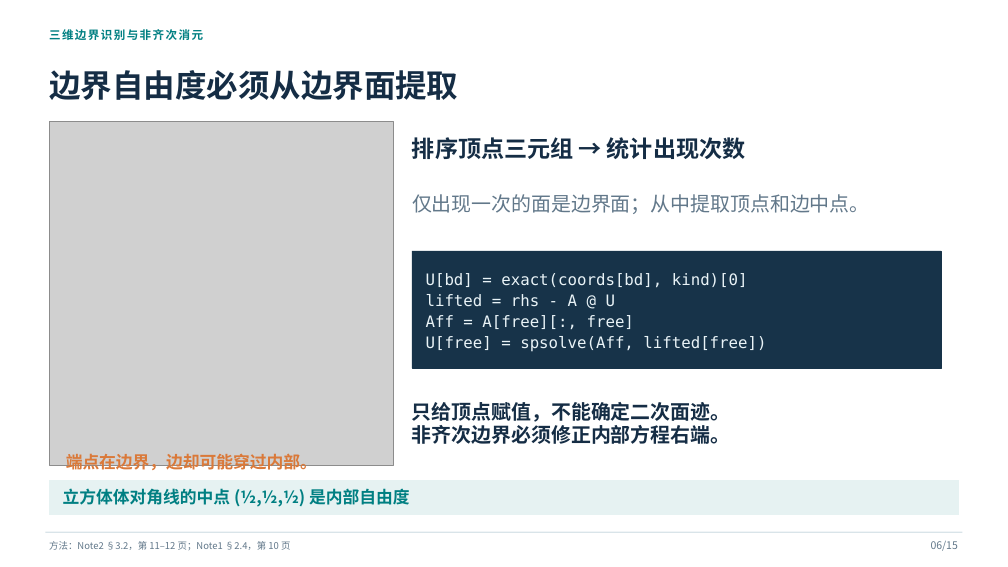
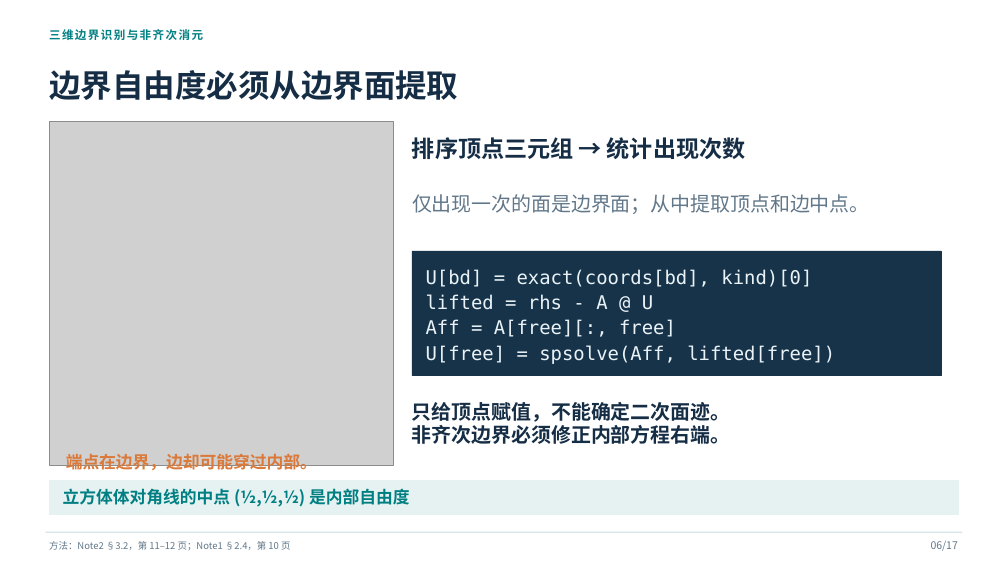
Before and after one commit to Scimoon233/temp, a slide deck: slide 6 of fem-topic10/有限元第十题展示材料/三维四面体P2元_课堂展示.pptx. Drawn at 1008x567 pixels with LibreOffice and Linux fonts; fonts in the diff are those of the drawing; grey boxes stand for pictures. Boxes give left, top, right and bottom in pixels: in the first picture for what was removed or moved away, otherwise in the second. Text is boxed around its words. In the diff, an @@ line names an element or a change of style, - is before the commit and + after.

```diff
--- a/fem-topic10/有限元第十题展示材料/三维四面体P2元_课堂展示.pptx
+++ b/fem-topic10/有限元第十题展示材料/三维四面体P2元_课堂展示.pptx
@@ rectangle: place and size @@
-rectangle at bbox=[412, 251, 941, 368]
+rectangle at bbox=[412, 251, 941, 376]
@@ rectangle at bbox=[412, 251, 941, 376]: proportions changed @@
@@ text "U[bd] = exact(coords[bd], kind)[0]" at bbox=[426, 269, 835, 364]: size 15 to 18 pt @@
@@ text at bbox=[931, 541, 958, 551]: text changed @@
-06/15
+06/17
```
Also in this commit, not shown: 14 other slides changed, 2 slides added, 17 other files.
